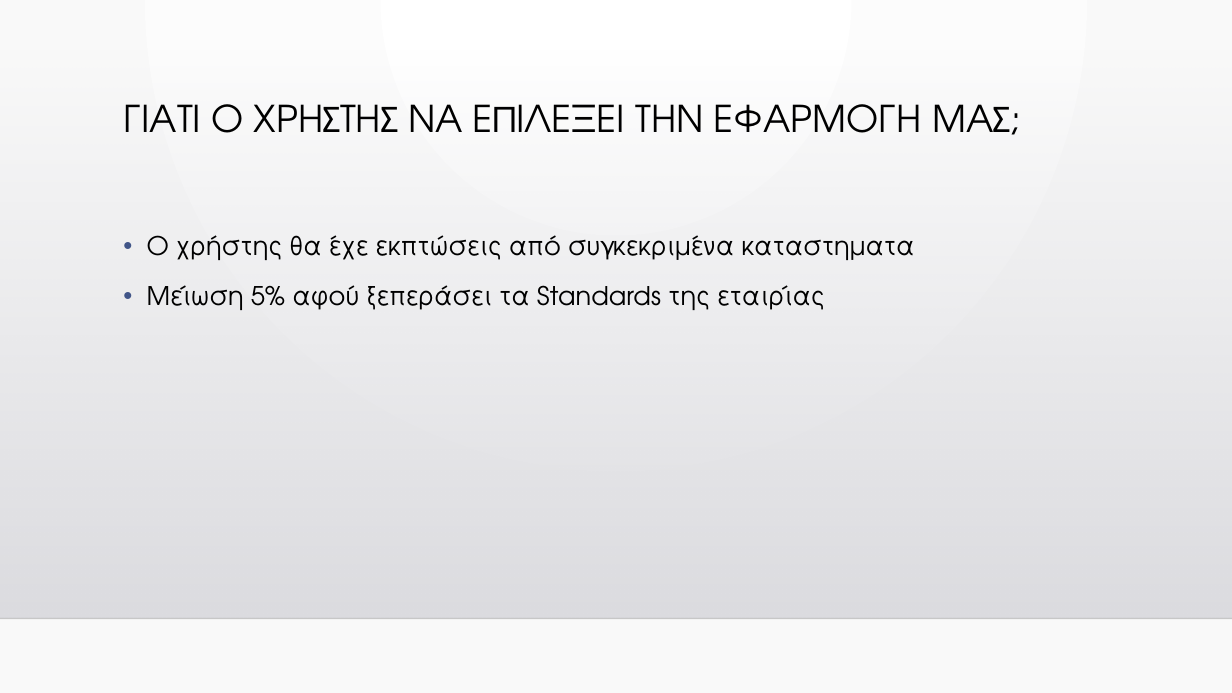
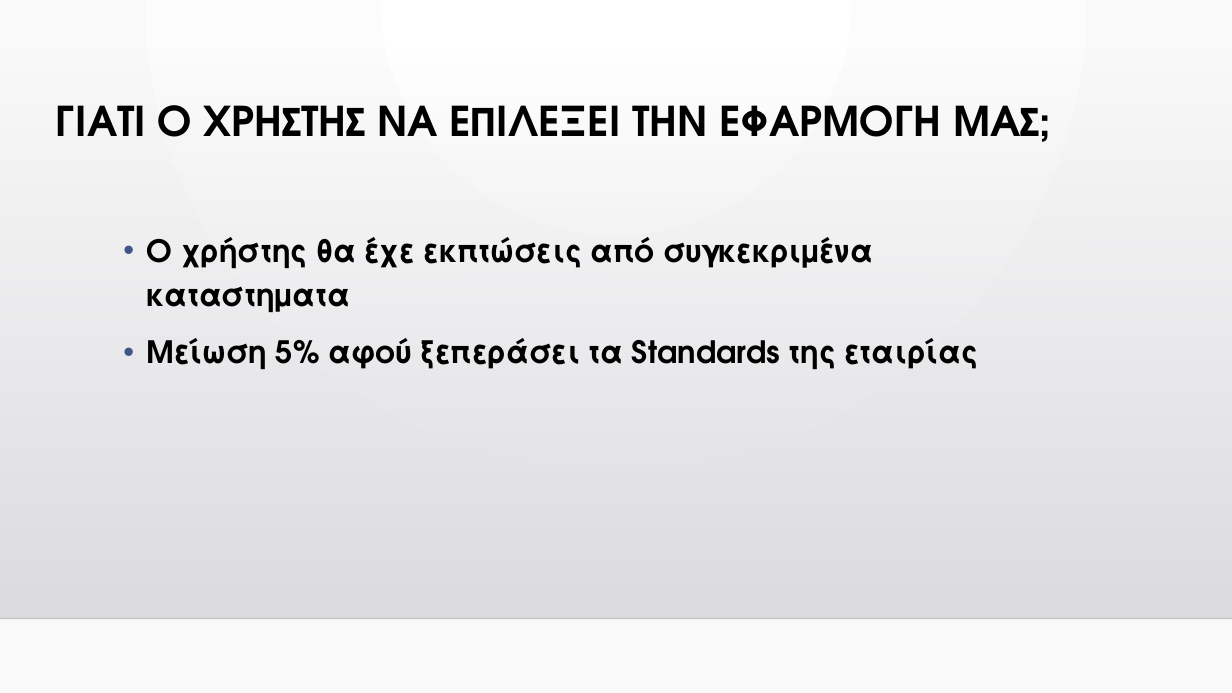
Before and after one commit to hackathon-cyinsurtech/Flash, a slide deck: slide 6 of Presentation.pptx. Drawn at 1232x693 pixels with LibreOffice and Linux fonts; fonts in the diff are those of the drawing; background and template pictures are left out. Boxes give left, top, right and bottom in pixels: in the first picture for what was removed or moved away, otherwise in the second. Text is boxed around its words. In the diff, an @@ line names an element or a change of style, - is before the commit and + after.

```diff
--- a/Presentation.pptx
+++ b/Presentation.pptx
@@ title "ΓΙΑΤΙ Ο ΧΡΗΣΤΗΣ ΝΑ ΕΠΙΛΕΞΕΙ ...": place and size @@
-title "ΓΙΑΤΙ Ο ΧΡΗΣΤΗΣ ΝΑ ΕΠΙΛΕΞΕΙ ..." at [123,104,1020,135]
+title "ΓΙΑΤΙ Ο ΧΡΗΣΤΗΣ ΝΑ ΕΠΙΛΕΞΕΙ ..." at [56,105,1051,142]
@@ title "ΓΙΑΤΙ Ο ΧΡΗΣΤΗΣ ΝΑ ΕΠΙΛΕΞΕΙ ..." at [56,105,1051,142]: size 28.8 to 32 pt, bold on @@
@@ text "Ο χρήστης θα έχε εκπτώσεις ..." at [147,237,978,370]: size 20 to 24 pt, bold on @@
```
Also in this commit, not shown: 6 other slides changed.
